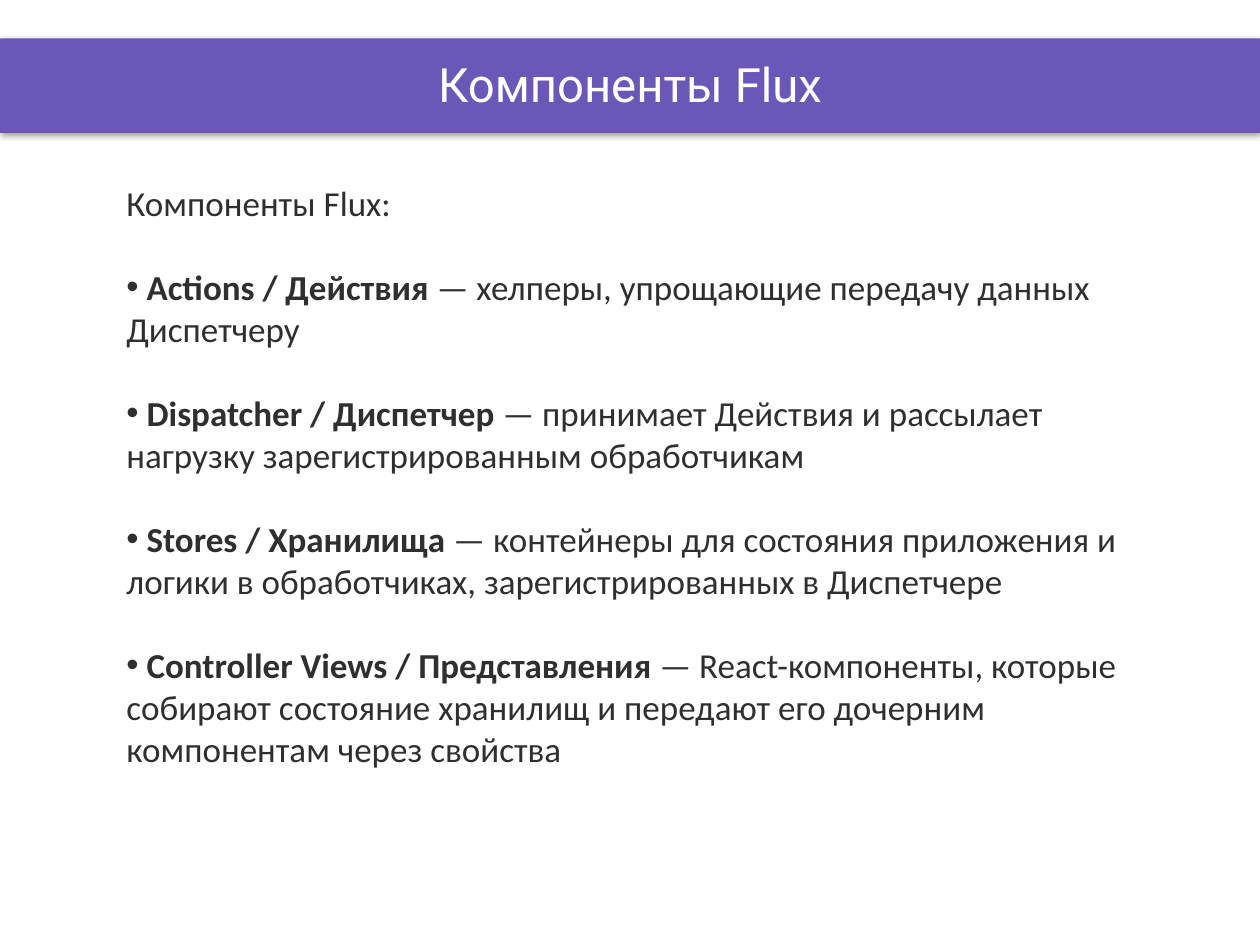
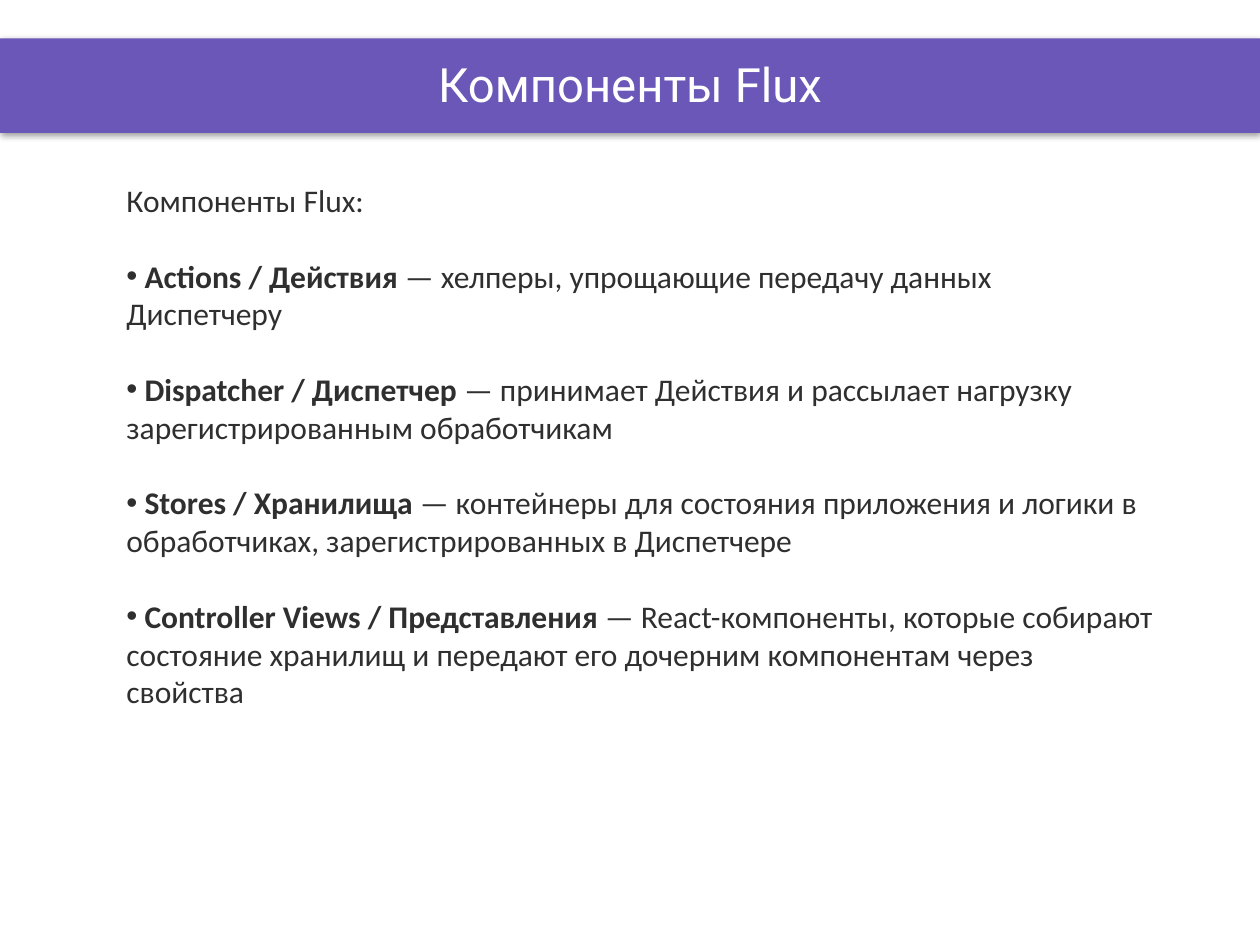
Before and after one commit to DinamickaDevelopment/ignite, a slide deck: slide 4 of ReactJS/lesson_25/Presentation/Flux.pptx (slide 3 before the commit). Drawn at 1260x945 pixels with LibreOffice and Linux fonts; fonts in the diff are those of the drawing; background and template pictures are left out. Boxes give left, top, right and bottom in pixels: in the first picture for what was removed or moved away, otherwise in the second. Text is boxed around its words. In the diff, an @@ line names an element or a change of style, - is before the commit and + after.

```diff
--- a/ReactJS/lesson_25/Presentation/Flux.pptx
+++ b/ReactJS/lesson_25/Presentation/Flux.pptx
@@ text "Компоненты Flux:" at box(126, 190, 1152, 704): size 20 to 18 pt @@
```
Also in this commit, not shown: 4 other slides changed, 17 other files.
